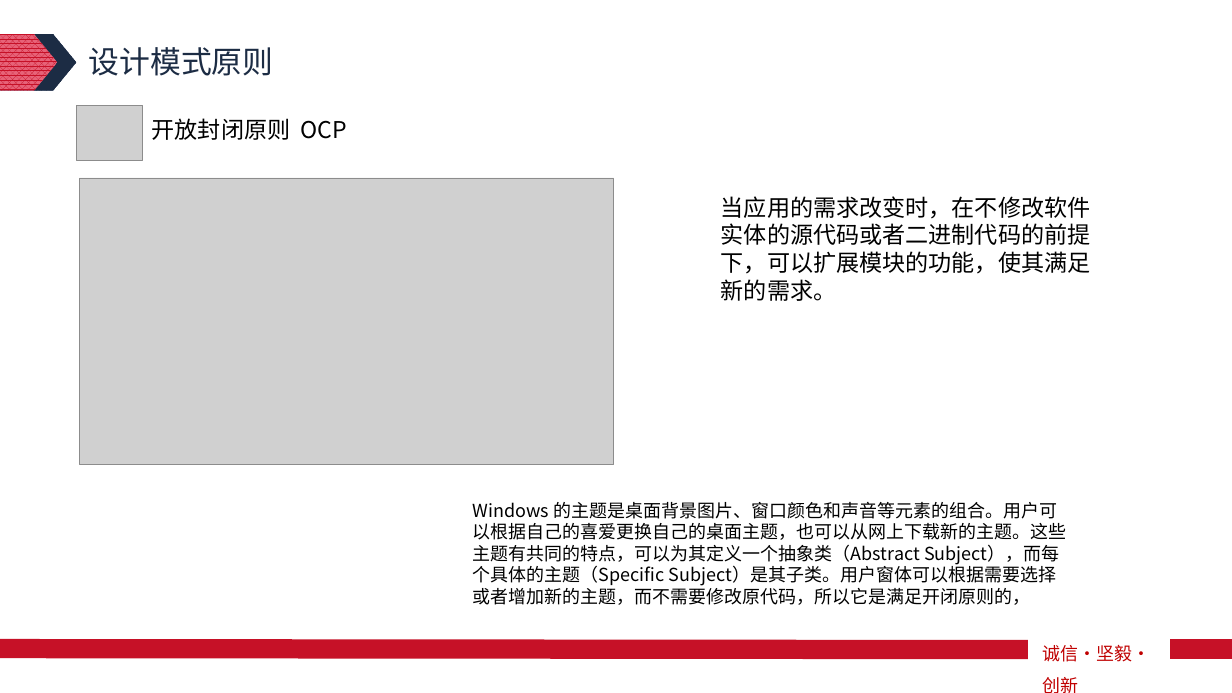
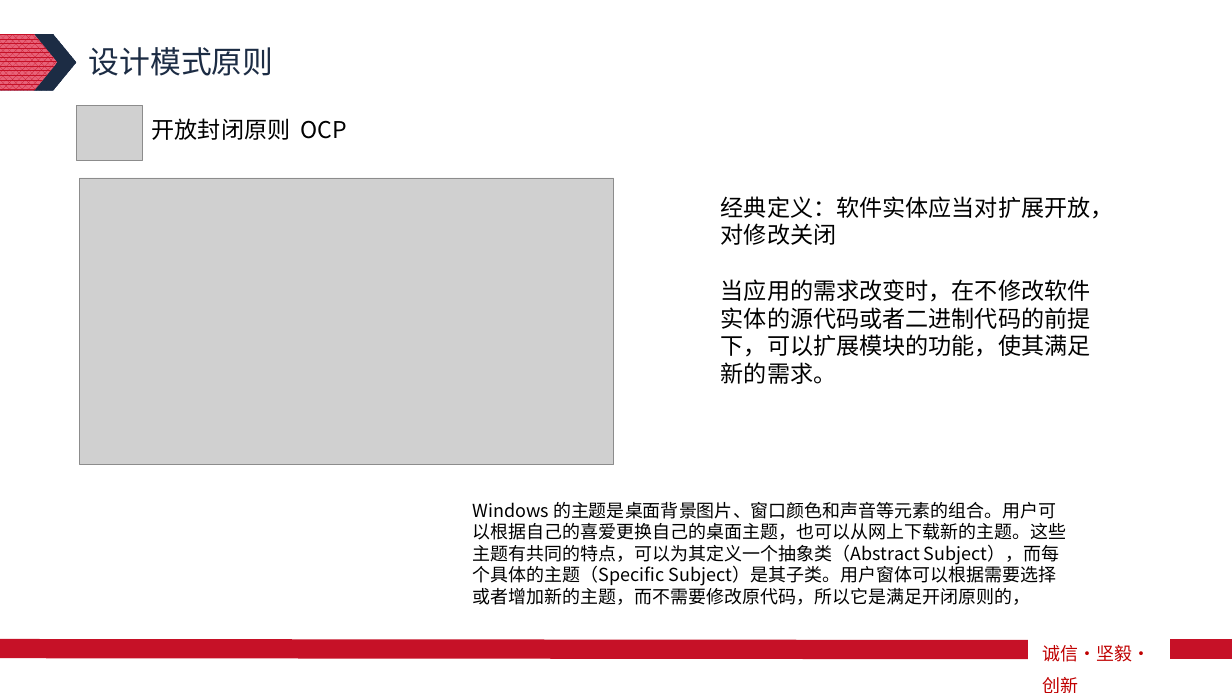
Before and after one commit to Algebrafly/algebra_demo, a slide deck: slide 8 of demo-api/src/main/resources/设计模式原则知识分享.pptx. Drawn at 1232x693 pixels with LibreOffice and Linux fonts; fonts in the diff are those of the drawing; grey boxes stand for pictures. Boxes give left, top, right and bottom in pixels: in the first picture for what was removed or moved away, otherwise in the second. Text is boxed around its words. In the diff, an @@ line names an element or a change of style, - is before the commit and + after.

```diff
--- a/demo-api/src/main/resources/设计模式原则知识分享.pptx
+++ b/demo-api/src/main/resources/设计模式原则知识分享.pptx
@@ text at <box>721,196,1114,245</box>: paragraph added @@
+经典定义：软件实体应当对扩展开放，对修改关闭
```
Also in this commit, not shown: 1 other slide changed, 4 other files.
